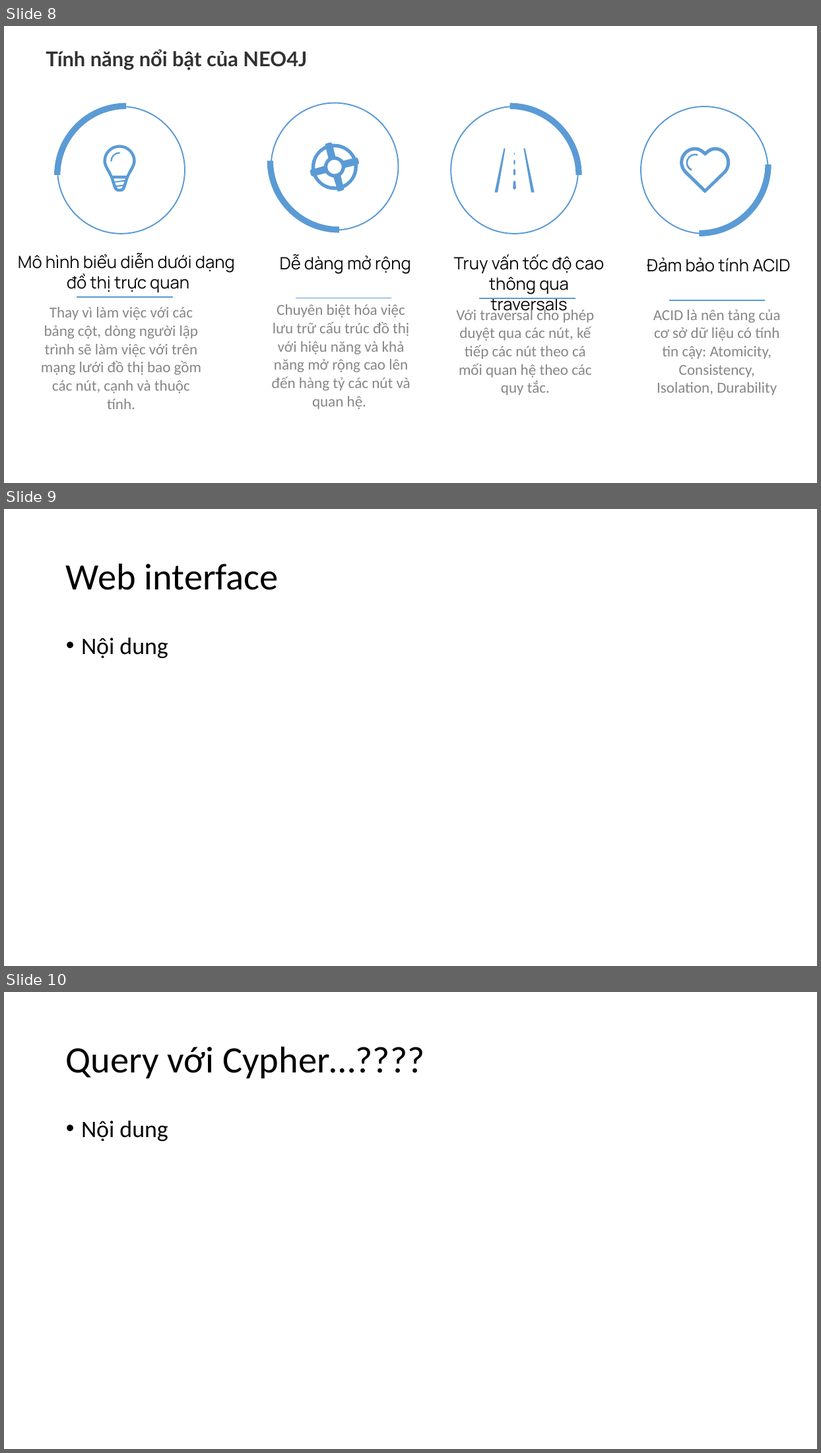
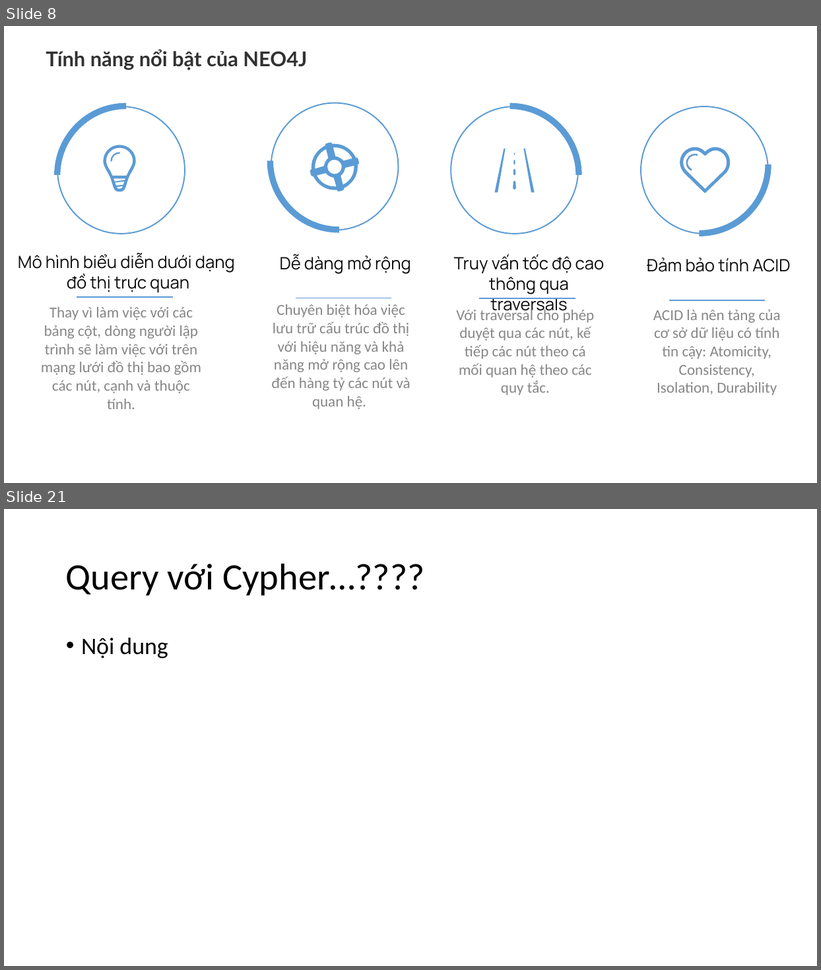
Before and after one commit to NguyenDucHoangLong/Group_4_HTTTHD, a slide deck: Document/Seminar/Slide_Nhóm 4.pptx. Shown one above the other, each under a label of ours: slides 8, 9 and 10 before the commit, slides 8 and 21 after it; the slides between them are not shown. The pictures are 821x1453 and 821x970 pixels, drawn with LibreOffice and Linux fonts; fonts in the diff are those of the drawing. Boxes give left, top, right and bottom in pixels: in the first picture for what was removed or moved away, otherwise in the second. Text is boxed around its words. In the diff, an @@ line names an element or a change of style, - is before the commit and + after.

```diff
--- a/Document/Seminar/Slide_Nhóm 4.pptx
+++ b/Document/Seminar/Slide_Nhóm 4.pptx
@@ slide 9 removed at (4,509,817,966), background #FFFFFF @@
@@ title removed at (66,563,279,590) @@
-Web interface
@@ text removed at (81,638,168,658) @@
-• Nội dung
@@ what was slide 10 is now slide 21 @@
```
Also in this commit, not shown: 1 slide changed, 12 slides added.
